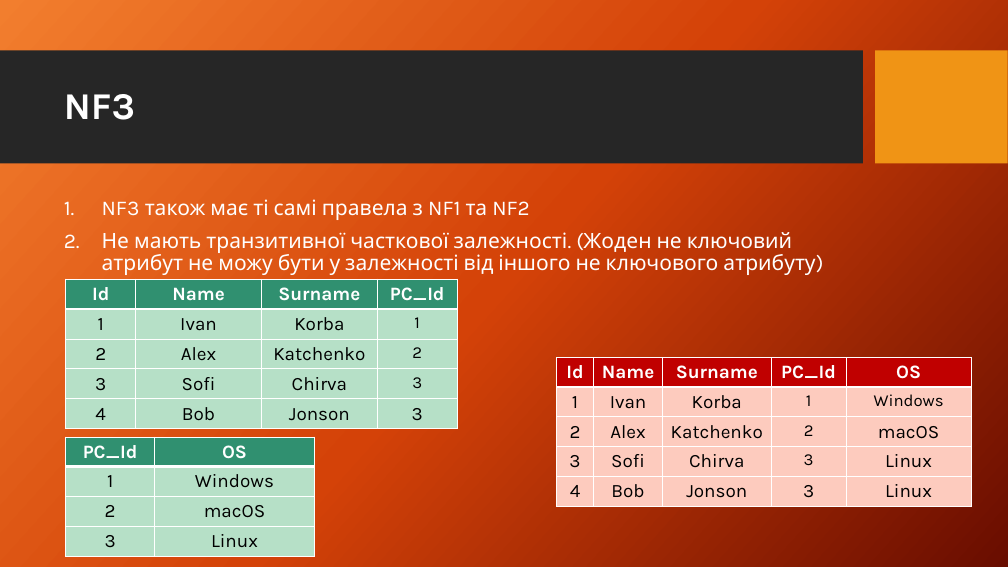
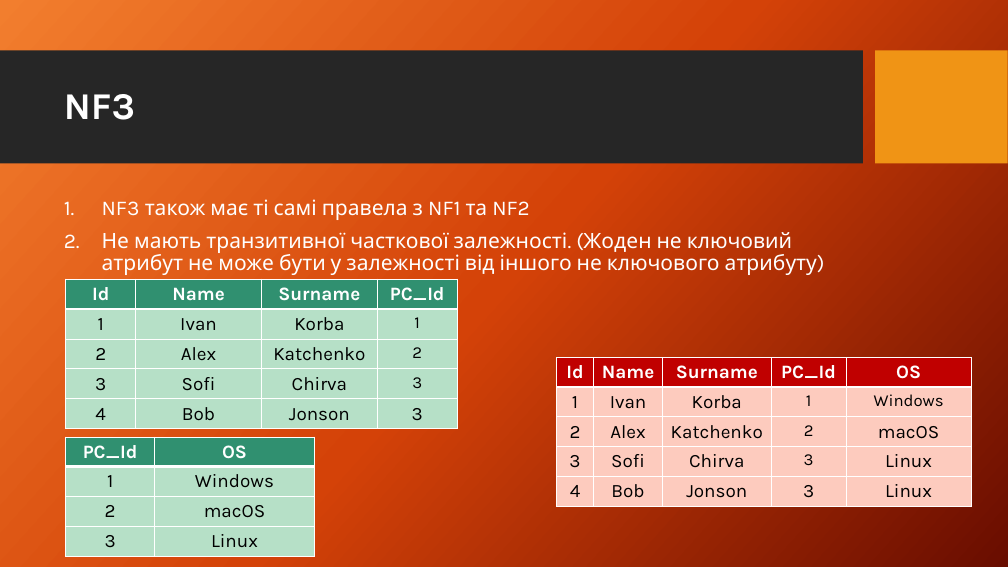
Before and after one commit to RuslanPidhainyi/ITCorporation, a slide deck: slide 119 of Presentations/Presentation_Backend_Database.pptx. Drawn at 1008x567 pixels with LibreOffice and Linux fonts; fonts in the diff are those of the drawing; background and template pictures are left out. Boxes give left, top, right and bottom in pixels: in the first picture for what was removed or moved away, otherwise in the second. Text is boxed around its words. In the diff, an @@ line names an element or a change of style, - is before the commit and + after.

Commit message:
Add new presentation for Backend Database (English) and update existing presentation

```diff
--- a/Presentations/Presentation_Backend_Database.pptx
+++ b/Presentations/Presentation_Backend_Database.pptx
@@ text at [102,232,817,275]: text changed @@
-2. Не мають транзитивної часткової залежності. (Жоден не ключовий атрибут не можу бути у залежності від іншого не ключового атрибуту)
+2. Не мають транзитивної часткової залежності. (Жоден не ключовий атрибут не може бути у залежності від іншого не ключового атрибуту)
```
Also in this commit, not shown: 1 other file.
